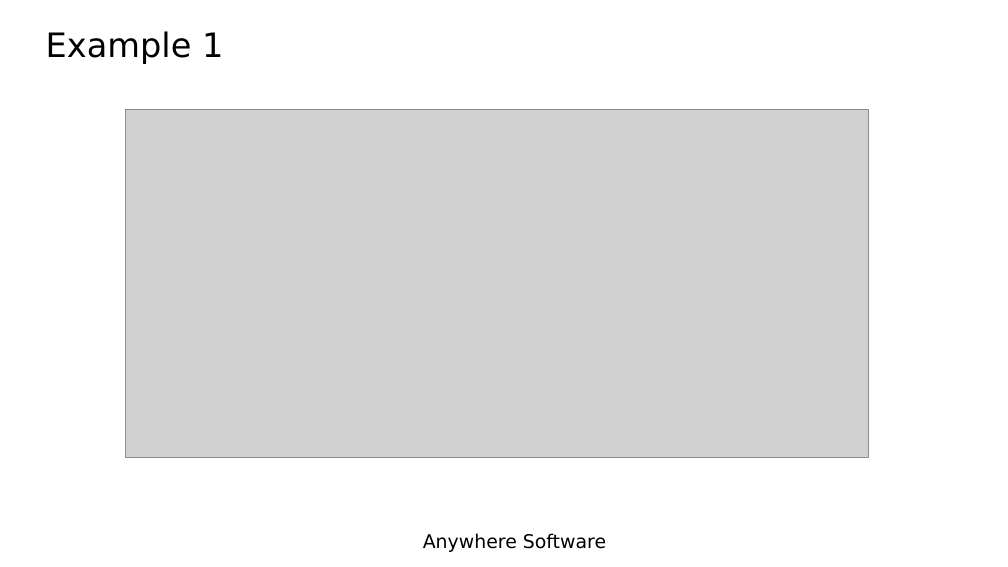
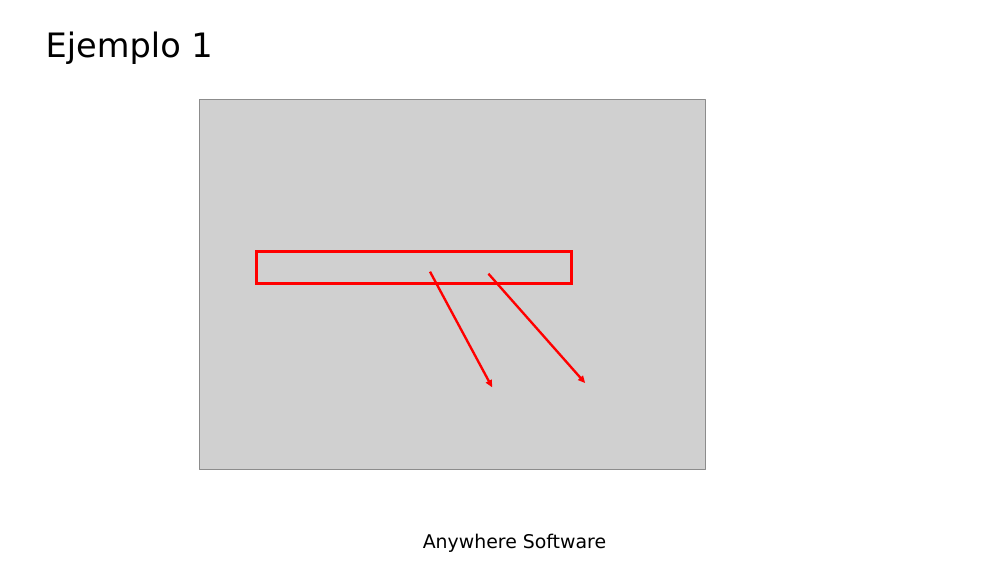
Before and after one commit to Lamashino/Teaching-B4J, a slide deck: slide 5 of Tema 8 - Subrutinas/Lesson8 - Subroutines.pptx. Drawn at 1008x567 pixels with LibreOffice and Linux fonts; fonts in the diff are those of the drawing; grey boxes stand for pictures; background and template pictures are left out. Boxes give left, top, right and bottom in pixels: in the first picture for what was removed or moved away, otherwise in the second. Text is boxed around its words. In the diff, an @@ line names an element or a change of style, - is before the commit and + after.

```diff
--- a/Tema 8 - Subrutinas/Lesson8 - Subroutines.pptx
+++ b/Tema 8 - Subrutinas/Lesson8 - Subroutines.pptx
@@ title at [46, 31, 212, 64]: text changed @@
-Example 1
+Ejemplo 1
@@ picture: place and size @@
-picture at [126, 110, 869, 457]
+picture at [199, 100, 705, 470]
@@ rectangle added at [256, 251, 572, 284], outline #FF0000 3 pt @@
@@ arrow added from (430, 271) to (492, 387), #FF0000 2.25 pt @@
@@ arrow added from (488, 274) to (585, 383), #FF0000 2.25 pt @@
```
Also in this commit, not shown: 3 other slides changed, 7 slides added, 7 slides removed, 2 other files.
